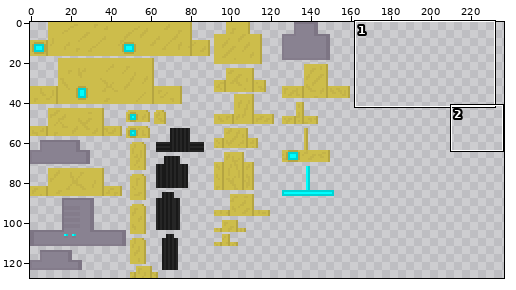
Edited in one commit: sprite sheet (src/main/resources/assets/starcraft/textures/model/zealot.png). Above, an overview of the earlier version with the close-up marked.
Close-up. The starting point:
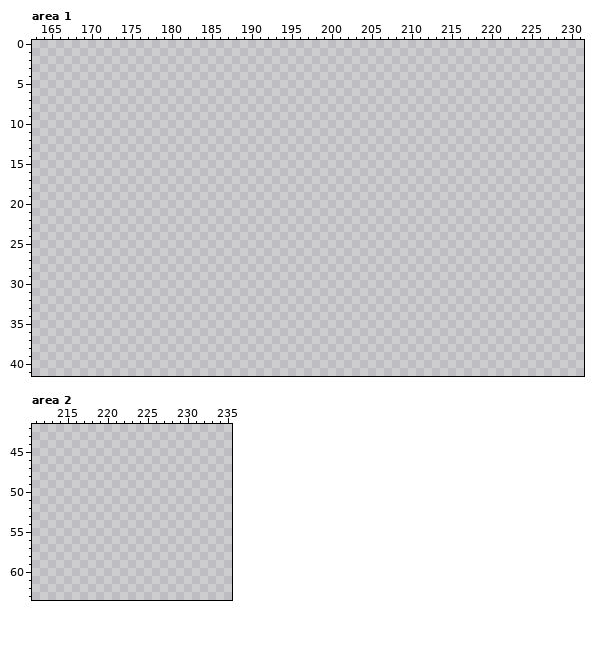
The file is 256x128 pixels. Colours within 5 levels of each other are drawn and written as one. Shown: area 1: x 163..231, y 0..41; area 2: x 211..235, y 42..63. The wide view leaves out empty margins.
Palette (. is transparent): 
Pixels before, area 1 (only the part around the change), first column x 163:
 0 .....................................................................
 1 .....................................................................
 2 .....................................................................
 3 .....................................................................
 4 .....................................................................
 5 .....................................................................
 6 .....................................................................
 7 .....................................................................
 8 .....................................................................
 9 .....................................................................
10 .....................................................................
11 .....................................................................
12 .....................................................................
13 .....................................................................
14 .....................................................................
15 .....................................................................
16 .....................................................................
17 .....................................................................
18 .....................................................................
19 .....................................................................
20 .....................................................................
21 .....................................................................
22 .....................................................................
23 .....................................................................
24 .....................................................................
25 .....................................................................
26 .....................................................................
27 .....................................................................
28 .....................................................................
29 .....................................................................
30 .....................................................................
31 .....................................................................
32 .....................................................................
33 .....................................................................
34 .....................................................................
35 .....................................................................
36 .....................................................................
37 .....................................................................
38 .....................................................................
39 .....................................................................
40 .....................................................................
41 .....................................................................
And afterwards:
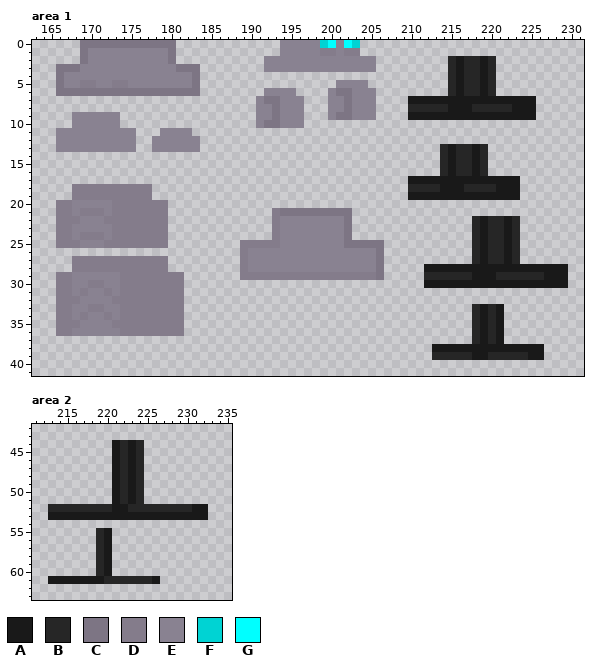
Colours new in this view: A #191919  B #262626  C #7d7584  D #847c8b  E #898291  F #00d3d3  G #00ffff
From old to new:
Area 1:
y 0: x 169..180 ............ -> CCCCCCCCCCCC; x 194..203 .......... -> EEEEEFGEGF
y 1: x 169..180 ............ -> CEEEEEEEEEEC; x 194..203 .......... -> EEEEEDDEDD
y 2: x 169..180 ............ -> CEEEEEEEEEEC; x 192..205 .............. -> EEEEEEEEEEEEEE; x 215..220 ...... -> BABBAB
y 3: x 166..183 .................. -> CCCEEEEEEEEEEEECCC; x 192..205 .............. -> EEEEEEEEEEEEEE; x 215..220 ...... -> BABBAB
y 4: x 166..183 .................. -> CEEEEEEEEEEEEEEEEC; x 215..220 ...... -> BABBAB
y 5: x 166..183 .................. -> CEEDDEEDDEEEEEEEEC; x 201..204 .... -> EEEE; x 215..220 ...... -> BABBAB
y 6: x 166..183 .................. -> CCCCCCCCCCCCCCCCCC; x 192..195 .... -> EEEE; x 200..205 ...... -> ECCEEE; x 215..220 ...... -> BABBAB
y 7: x 191..196 ...... -> ECCEEE; x 200..205 ...... -> EECEEE; x 210..225 ................ -> AAAAAAAAAAAAAAAA
y 8: x 191..196 ...... -> EECEEE; x 200..205 ...... -> EECEEE; x 210..225 ................ -> BBBBBAAABBBBBAAA
y 9: x 168..173 ...... -> EEEEEE; x 191..196 ...... -> EECEEE; x 200..205 ...... -> ECCEEE; x 210..225 ................ -> AAAAAAAAAAAAAAAA
y 10: x 168..173 ...... -> EEEEEE; x 191..196 ...... -> ECCEEE
y 11: x 166..175 .......... -> EEEEEEEEEE; x 179..182 .... -> EEEE
y 12: x 166..175 .......... -> EEEEEEEEEE; x 178..183 ...... -> EEEEEE
y 13: x 166..175 .......... -> EEEEEEEEEE; x 178..183 ...... -> EEEEEE; x 214..219 ...... -> BABBAB
y 14..16: x 214..219 ...... -> BABBAB
y 17: x 210..223 .............. -> AAAAAAAAAAAAAA
y 18: x 168..177 .......... -> DDDDDDDDDD; x 210..223 .............. -> BBBBAAABBBBAAA
y 19: x 168..177 .......... -> DDDDDDDDDD; x 210..223 .............. -> AAAAAAAAAAAAAA
y 20: x 166..179 .............. -> DDEEEEEDDDDDDD
y 21: x 166..179 .............. -> DDEDDDEDDDDDDD; x 193..202 .......... -> DCCCCCCCCC
y 22: x 166..179 .............. -> DDDEEEDDDDDDDD; x 193..202 .......... -> DEEEEEEEEC; x 218..223 ...... -> BABBAB
y 23: x 166..179 .............. -> DDEEEEEDDDDDDD; x 193..202 .......... -> DEEEEEEEEC; x 218..223 ...... -> BABBAB
y 24: x 166..179 .............. -> DDEDDDEDDDDDDD; x 193..202 .......... -> DEEEEEEEEC; x 218..223 ...... -> BABBAB
y 25: x 166..179 .............. -> DDDEEEDDDDDDDD; x 189..206 .................. -> DDDDDEEEEEEEECCCCC; x 218..223 ...... -> BABBAB
y 26: x 189..206 .................. -> DEEEEEEEEEEEEEEEEC; x 218..223 ...... -> BABBAB
y 27: x 168..179 ............ -> DDDDDDDDDDDD; x 189..206 .................. -> DEEEEEEEEEEEEEEEEC; x 218..223 ...... -> BABBAB
y 28: x 168..179 ............ -> DDDDDDDDDDDD; x 189..206 .................. -> DEEEEEEEEEEEEEEEEC; x 212..229 .................. -> AAAAAAAAAAAAAAAAAA
y 29: x 166..181 ................ -> DDEEEEEEDDDDDDDD; x 189..206 .................. -> DDDDDDDDDDDDDDDDDC; x 212..229 .................. -> BBBBBBAAABBBBBBAAA
y 30: x 166..181 ................ -> DDEEDDEEDDDDDDDD; x 212..229 .................. -> AAAAAAAAAAAAAAAAAA
y 31: x 166..181 ................ -> DDEDEEDEDDDDDDDD
y 32: x 166..181 ................ -> DDDEEEEDDDDDDDDD
y 33: x 166..181 ................ -> DDEEDDEEDDDDDDDD; x 218..221 .... -> BABA
y 34: x 166..181 ................ -> DDEDEEDEDDDDDDDD; x 218..221 .... -> BABA
y 35: x 166..181 ................ -> DDDEEEEDDDDDDDDD; x 218..221 .... -> BABA
y 36: x 166..181 ................ -> DDEEEEEEDDDDDDDD; x 218..221 .... -> BABA
y 37: x 218..221 .... -> BABA
y 38: x 213..226 .............. -> AAAAAAAAAAAAAA
y 39: x 213..226 .............. -> BBBBBAABBBBBAA
Area 2:
y 44..51: x 221..224 .... -> ABAB
y 52: x 213..232 .................... -> BBBBBBBBAABBBBBBBBAA
y 53: x 213..232 .................... -> AAAAAAAAAAAAAAAAAAAA
y 55..60: x 219..220 .. -> BA
y 61: x 213..226 .............. -> AAAAAAABBBBBBA
Where, in picture pixels (left, top, right, bottom), the same in both close-ups:
added: (56, 40, 200, 152)
added: (240, 40, 568, 360)
added: (56, 184, 184, 336)
added: (48, 440, 208, 584)
